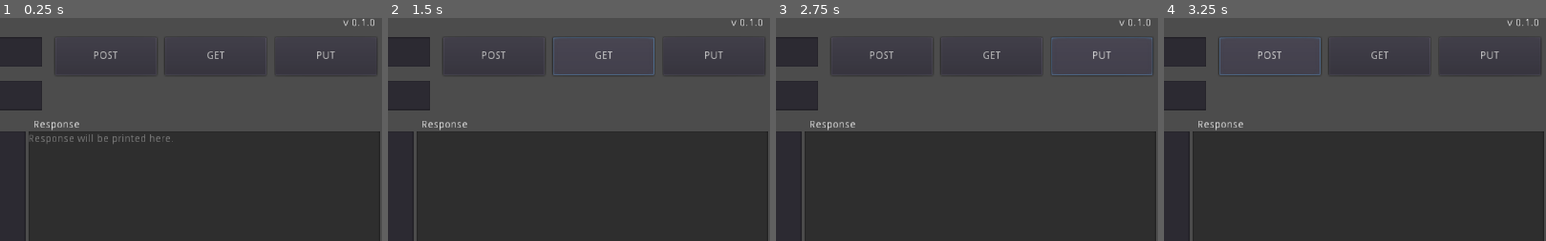
Above: before the commit, frames 1-4 (left to right).
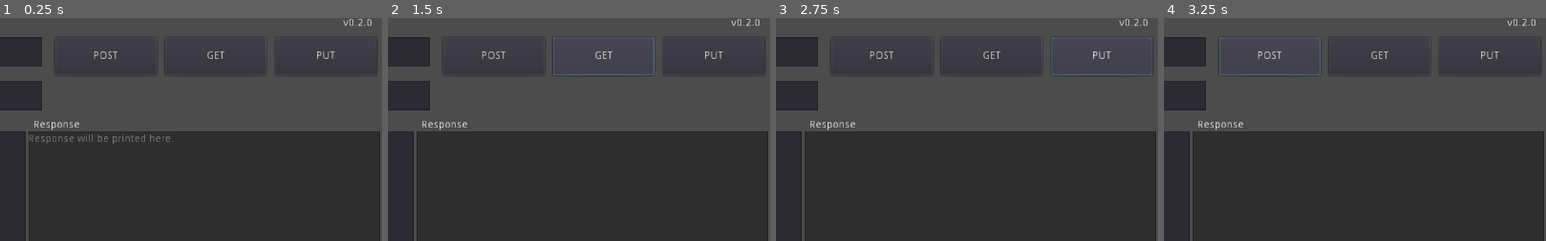
Above: after the commit, the same moments.

Repository: c-karaolis/Pigeon
Game: Godot game, scene res://src/MainWindow.tscn
Two runs of this game, one before a commit and one after it. Both use one fixed random seed, a clock stepped at 60 frames per second and the inputs below.
Inputs:
- Up to frame 1 (0.25 s): no input
- Up to frame 2 (1.5 s): click "POST" at 0.5 s; click "GET" at 1.25 s
- Up to frame 3 (2.75 s): click "PUT" at 2 s
- Up to frame 4 (3.25 s): click "POST" at 2.75 s
The pictures show only the part of the screen within x 50-100%, y 0-50%; the shares and areas given below are measured in that part.

The runs differ from the first frame. In frame 1, 0.1% of the frame differs, in the area x 91-98%, y 0-4%; in frame 2, 0.1%; in frame 3, 0.1%; in frame 4, 0.1%.

Commit message:
version 0.2.0 binaries
This will also help if I implement automatic updates in the future.

Diff:
--- a/src/MainWindow.tscn
+++ b/src/MainWindow.tscn
@@ -153,7 +153,10 @@
 margin_top = -1.88775
 margin_right = 1011.25
 margin_bottom = 12.1123
-text = "v 0.1.0"
+text = "v0.2.0"
+__meta__ = {
+"_edit_use_anchors_": false
+}
 [connection signal="button_up" from="PostButton" to="." method="_on_PostButton_button_up"]
 [connection signal="button_up" from="GetButton" to="." method="_on_GetButton_button_up"]
 [connection signal="button_up" from="PutButton" to="." method="_on_PutButton_button_up"]
Not shown, added: builds/pre-release/Pigeon-v0.2.0-alpha.zip
Not shown, added: builds/pre-release/Pigeon-v0.2.0-alpha/Pigeon-v0.2.0.exe
Not shown, added: builds/pre-release/Pigeon-v0.2.0-alpha/Pigeon-v0.2.0.pck
